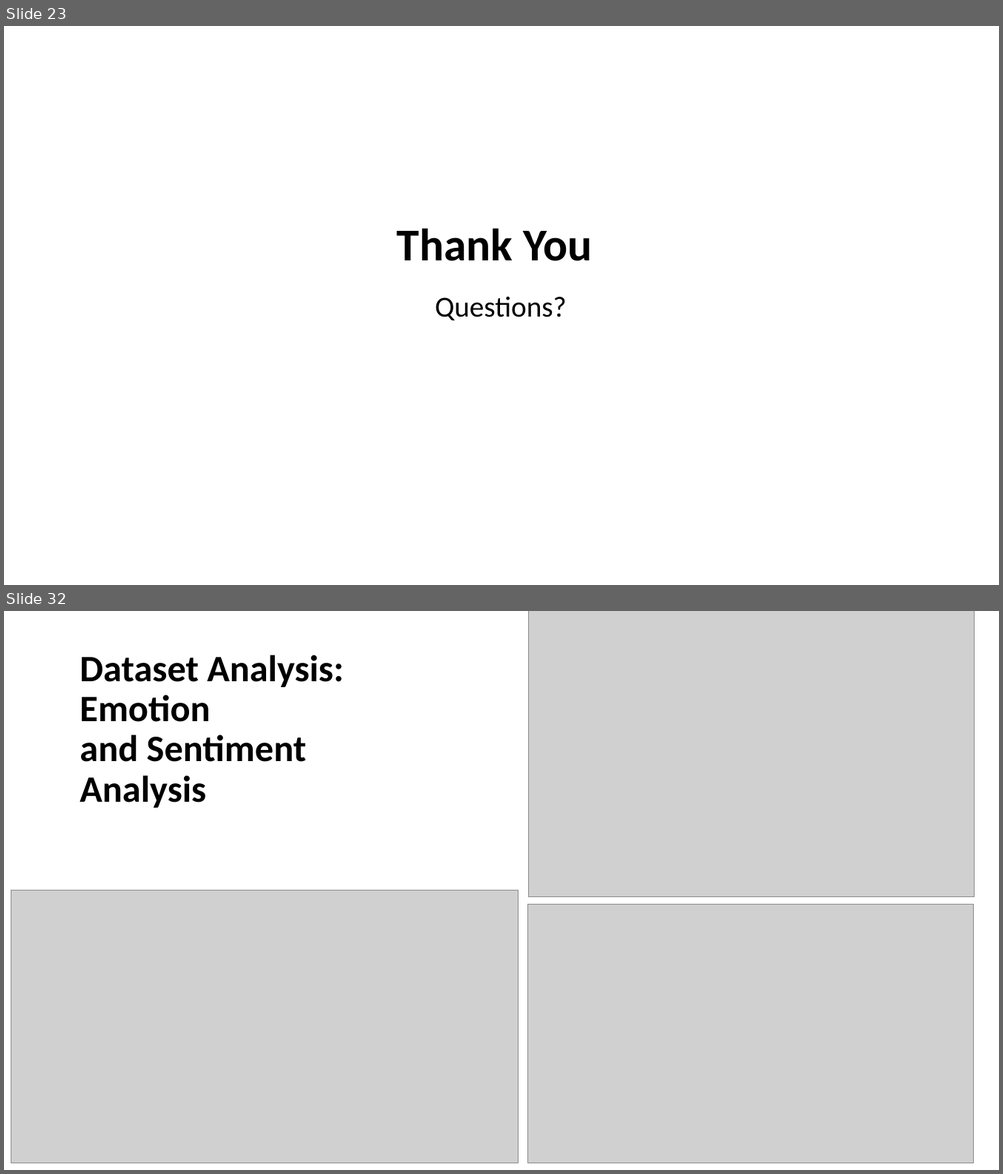
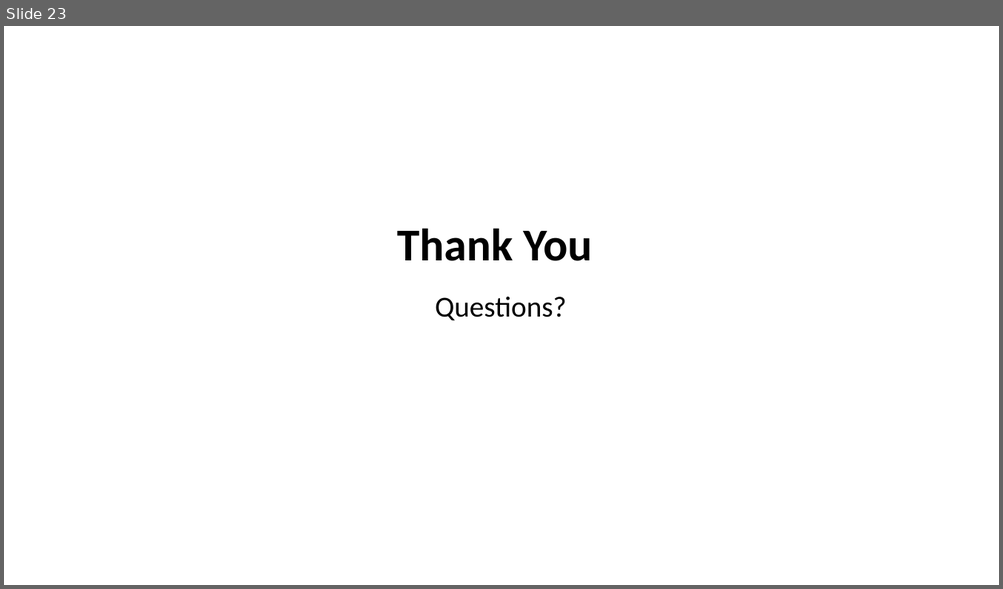
Before and after one commit to razvanxpop/romanian-fake-news-detection, a slide deck: documents/Presentation.pptx. Shown one above the other, each under a label of ours: slides 23 and 32 before the commit, slide 23 after it; the slides between them are not shown. The pictures are 1003x1174 and 1003x589 pixels, drawn with LibreOffice and Linux fonts; fonts in the diff are those of the drawing; grey boxes stand for pictures. Boxes give left, top, right and bottom in pixels: in the first picture for what was removed or moved away, otherwise in the second. Text is boxed around its words. In the diff, an @@ line names an element or a change of style, - is before the commit and + after.

```diff
--- a/documents/Presentation.pptx
+++ b/documents/Presentation.pptx
@@ slide 32 removed at [4, 611, 999, 1170], background #FFFFFF @@
@@ picture removed at [528, 611, 974, 897] @@
@@ title removed at [79, 655, 344, 808] @@
-Dataset Analysis: Emotion and Sentiment Analysis
@@ picture removed at [11, 891, 518, 1164] @@
@@ picture removed at [528, 905, 973, 1164] @@
```
Also in this commit, not shown: 10 other slides removed, 1 other file.
